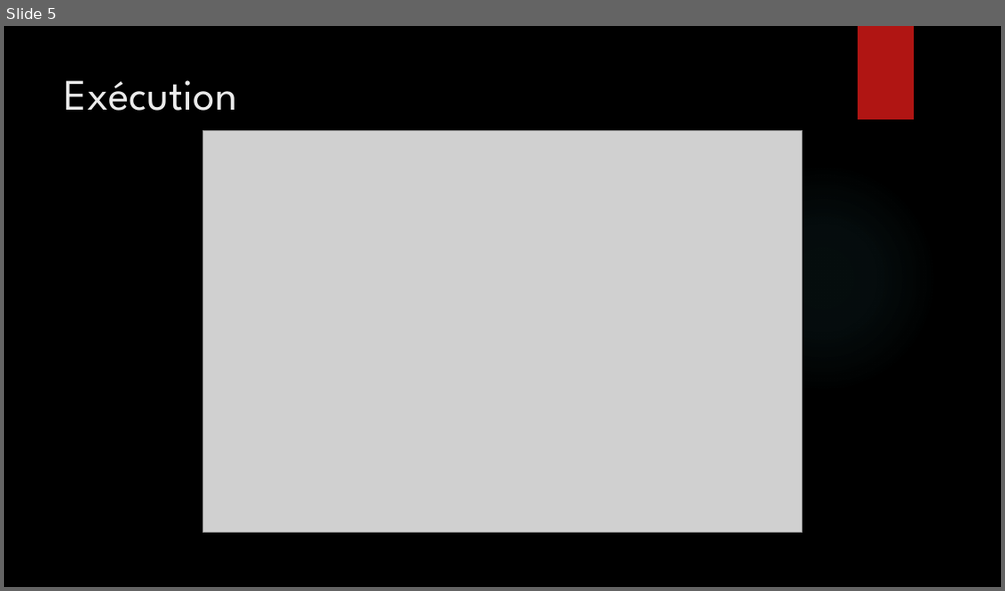
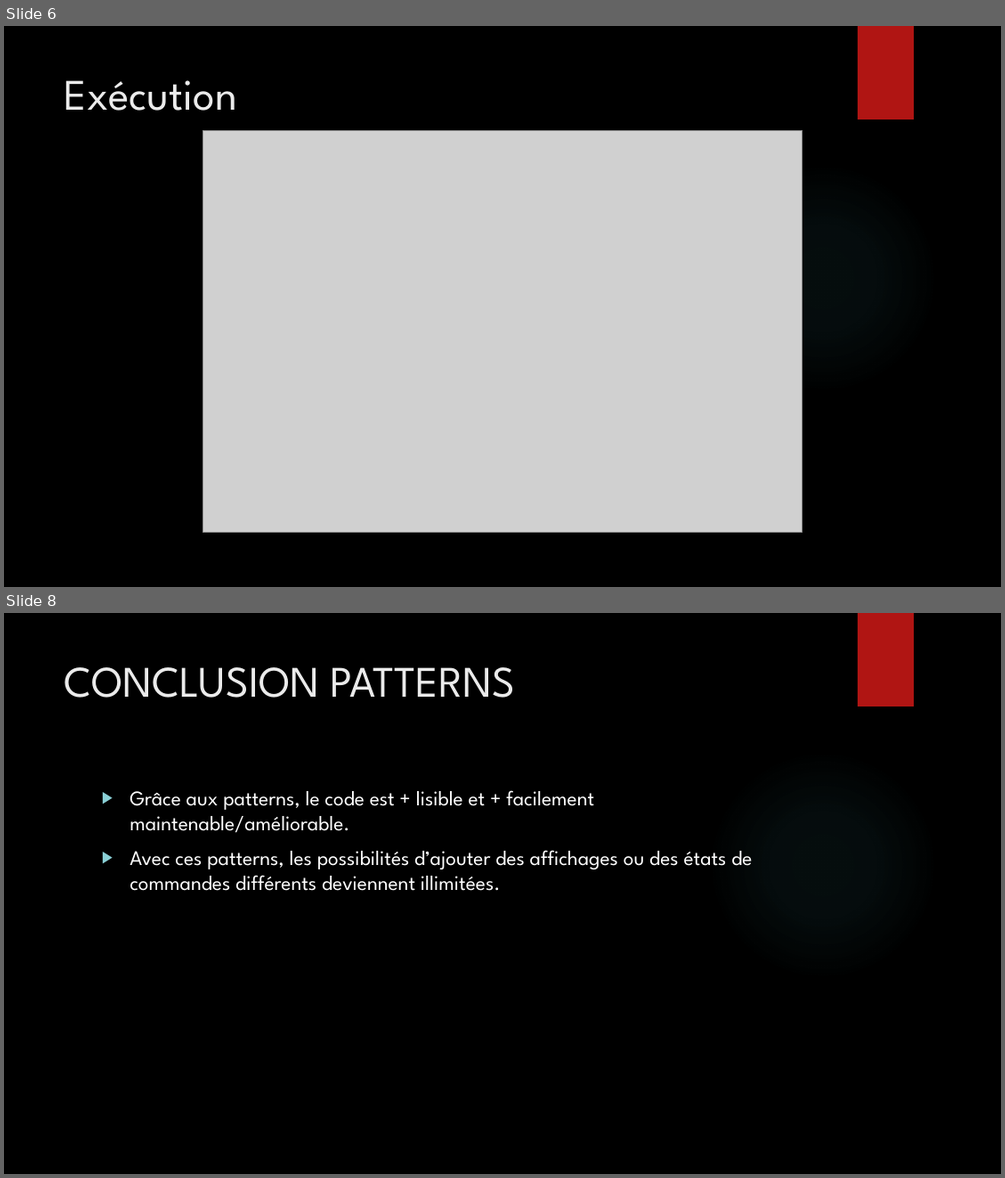
Before and after one commit to DienF/Projet-Finale, a slide deck: Présentation projet de Génie Logiciel.pptx. Shown one above the other, each under a label of ours: slide 5 before the commit, slides 6 and 8 after it; the slides between them are not shown. The pictures are 1005x591 and 1005x1178 pixels, drawn with LibreOffice and Linux fonts; fonts in the diff are those of the drawing; grey boxes stand for pictures; background and template pictures are left out. Boxes give left, top, right and bottom in pixels: in the first picture for what was removed or moved away, otherwise in the second. Text is boxed around its words. In the diff, an @@ line names an element or a change of style, - is before the commit and + after.

```diff
--- a/Présentation projet de Génie Logiciel.pptx
+++ b/Présentation projet de Génie Logiciel.pptx
@@ slide 8 added at (4, 613, 1001, 1174), background picture (left out); not listed: 2 template elements that a slide beside it also shows @@
@@ title added at (65, 667, 516, 698), 42 pt, text #EBEBEB @@
+CONCLUSION PATTERNS
@@ text added at (129, 790, 752, 891), 20 pt, text #FFFFFF @@
+▶ Grâce aux patterns, le code est + lisible et + facilement maintenable/améliorable.
+▶ Avec ces patterns, les possibilités d’ajouter des affichages ou des états de commandes différents deviennent illimitées.
@@ what was slide 5 is now slide 6 @@
```
Also in this commit, not shown: 1 slide changed, 3 other slides added.
